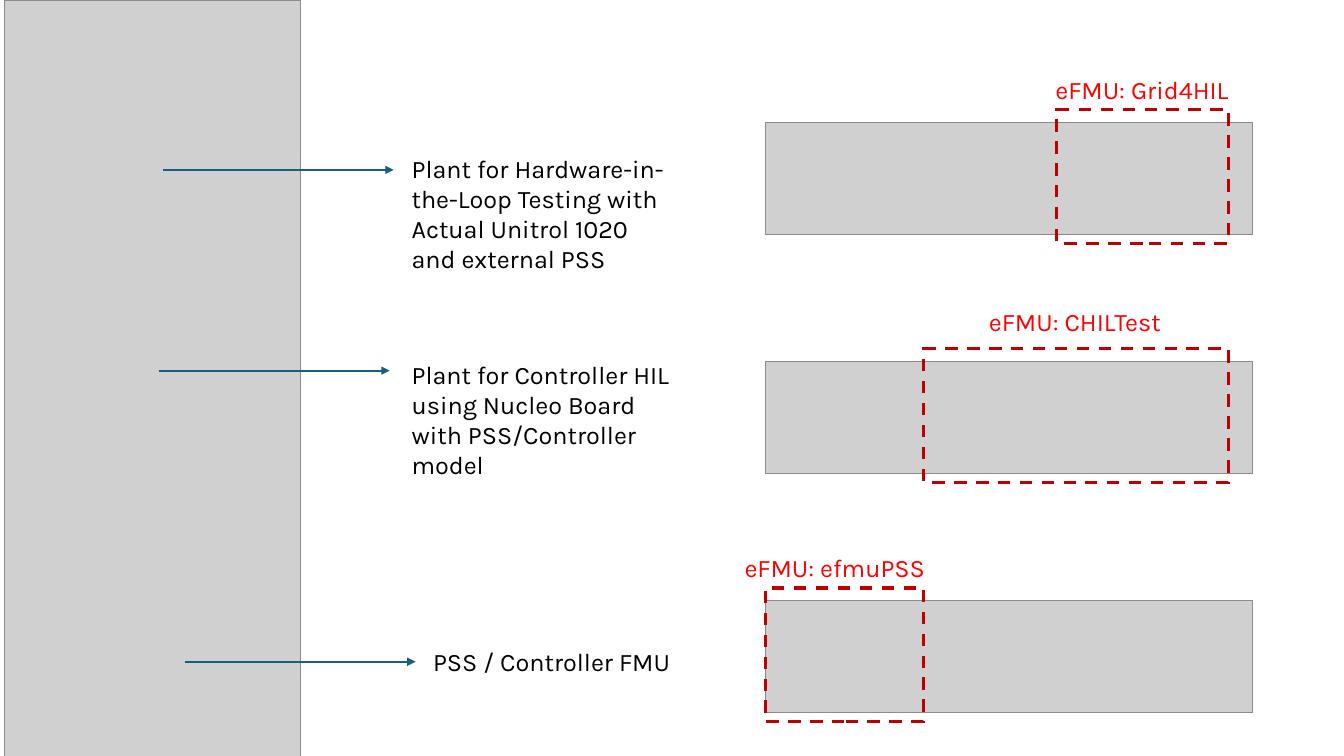
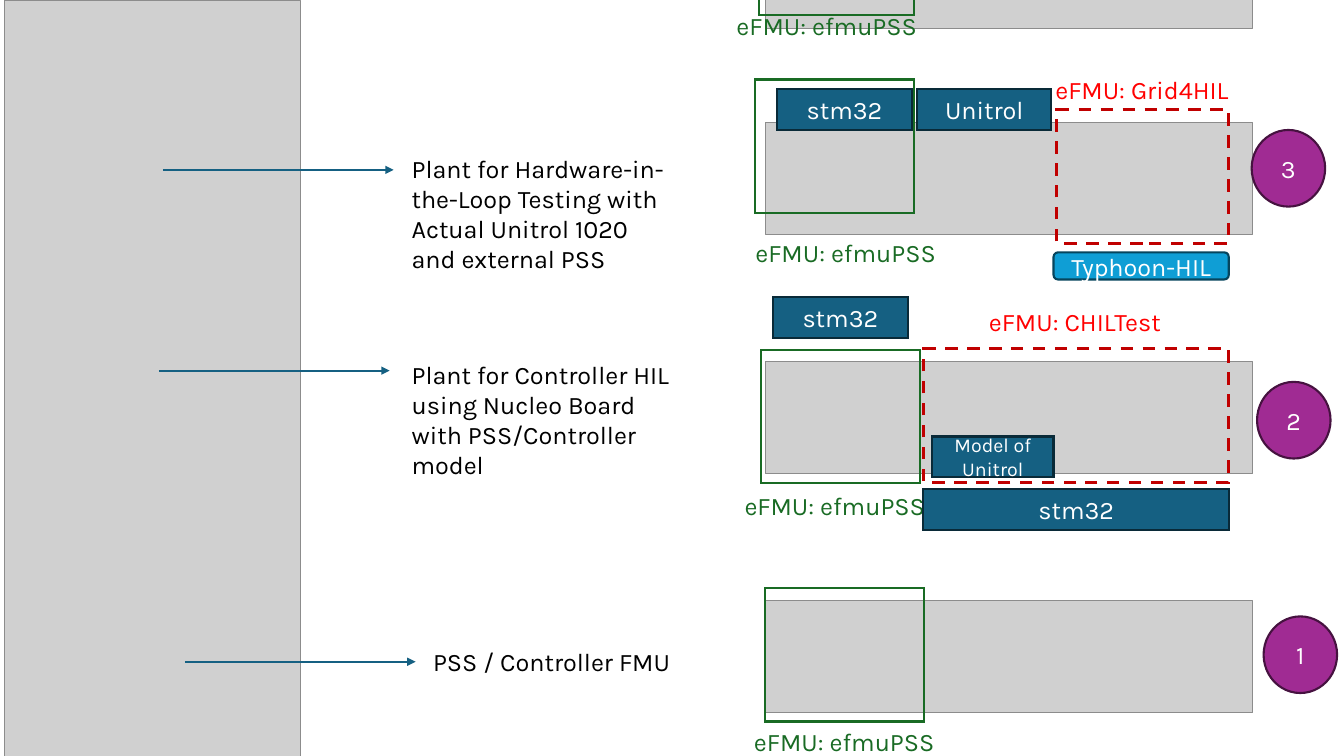
Before and after one commit to ALSETLab/efmi-pss-use-case, a slide deck: slide 1 of docs/20251117-efmi-overview-diagrams.pptx. Drawn at 1344x756 pixels with LibreOffice and Linux fonts; fonts in the diff are those of the drawing; grey boxes stand for pictures. Boxes give left, top, right and bottom in pixels: in the first picture for what was removed or moved away, otherwise in the second. Text is boxed around its words. In the diff, an @@ line names an element or a change of style, - is before the commit and + after.

Commit message:
update slides

```diff
--- a/docs/20251117-efmi-overview-diagrams.pptx
+++ b/docs/20251117-efmi-overview-diagrams.pptx
@@ text added at bbox=[736, 13, 917, 42], 18 pt, text #196B24 @@
+eFMU: efmuPSS
@@ rectangle added at bbox=[759, 0, 914, 14], outline #196B24 1.5 pt @@
@@ picture added at bbox=[765, 0, 1253, 28] @@
@@ rectangle added at bbox=[755, 80, 913, 213], outline #196B24 1.5 pt @@
@@ rectangle added at bbox=[777, 90, 911, 130], fill #156082, outline #092A39 1.5 pt, 18 pt, text #FFFFFF @@
+stm32
@@ rectangle added at bbox=[918, 90, 1052, 130], fill #156082, outline #092A39 1.5 pt, 18 pt, text #FFFFFF @@
+Unitrol
@@ ellipse added at bbox=[1252, 130, 1326, 207], fill #A02B93, outline #461340 1.5 pt, 18 pt, text #FFFFFF @@
+3
@@ text added at bbox=[755, 244, 936, 263], 18 pt, text #196B24 @@
+eFMU: efmuPSS
@@ rounded rectangle added at bbox=[1054, 252, 1229, 279], fill #0F9ED5, outline #07455D 1.5 pt, 18 pt, text #FFFFFF @@
+Typhoon-HIL
@@ rectangle added at bbox=[773, 297, 907, 338], fill #156082, outline #092A39 1.5 pt, 18 pt, text #FFFFFF @@
+stm32
@@ rectangle added at bbox=[761, 350, 920, 483], outline #196B24 1.5 pt @@
@@ ellipse added at bbox=[1257, 382, 1331, 459], fill #A02B93, outline #461340 1.5 pt, 18 pt, text #FFFFFF @@
+2
@@ rectangle added at bbox=[933, 437, 1055, 477], fill #156082, outline #092A39 1.5 pt, 14 pt, text #FFFFFF @@
+Model of Unitrol
@@ text added at bbox=[745, 493, 925, 522], 18 pt, text #196B24 @@
+eFMU: efmuPSS
@@ rectangle added at bbox=[924, 489, 1230, 529], fill #156082, outline #092A39 1.5 pt, 18 pt, text #FFFFFF @@
+stm32
@@ rectangle at bbox=[765, 588, 924, 721]: outline #C00000 2.25 pt dashed to #196B24 1.5 pt @@
@@ ellipse added at bbox=[1264, 617, 1338, 694], fill #A02B93, outline #461340 1.5 pt, 18 pt, text #FFFFFF @@
+1
@@ text "eFMU: efmuPSS": place and size @@
-text "eFMU: efmuPSS" at bbox=[745, 559, 925, 578]
+text "eFMU: efmuPSS" at bbox=[754, 733, 935, 752]
@@ text "eFMU: efmuPSS" at bbox=[754, 733, 935, 752]: text colour #FF0000 to #196B24 @@
```
